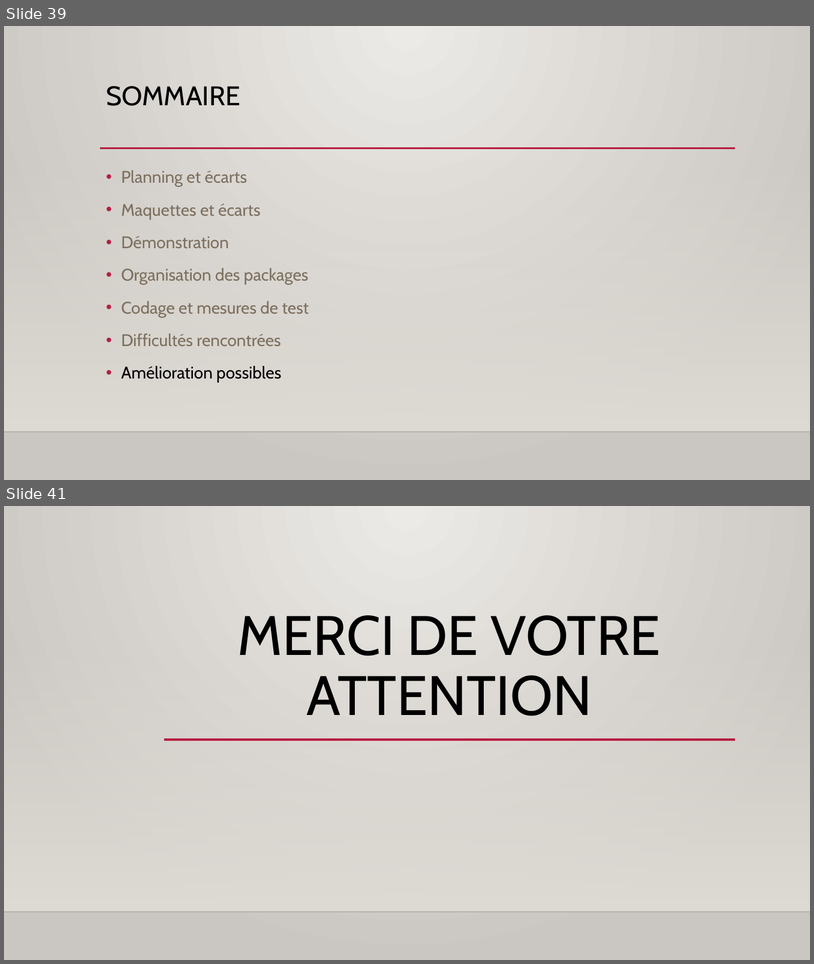
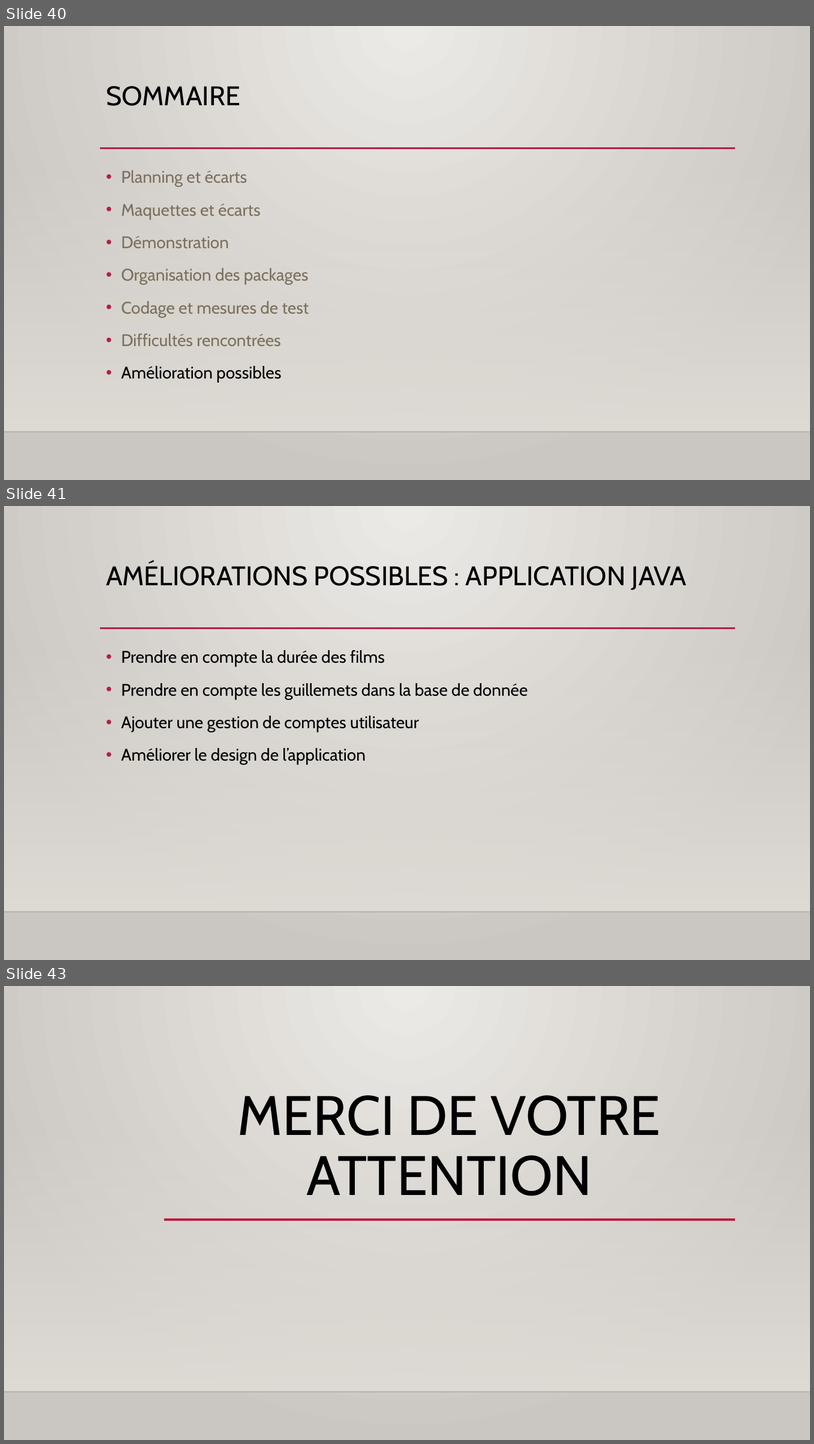
Before and after one commit to Jeremy-Duval/CPOA_Festival_Cannes, a slide deck: documents/Présentation.pptx. Shown one above the other, each under a label of ours: slides 39 and 41 before the commit, slides 40, 41 and 43 after it; the slides between them are not shown. The pictures are 814x964 and 814x1444 pixels, drawn with LibreOffice and Linux fonts; fonts in the diff are those of the drawing; background and template pictures are left out. Boxes give left, top, right and bottom in pixels: in the first picture for what was removed or moved away, otherwise in the second. Text is boxed around its words. In the diff, an @@ line names an element or a change of style, - is before the commit and + after.

```diff
--- a/documents/Présentation.pptx
+++ b/documents/Présentation.pptx
@@ slide 41 added at (x1=4, y1=506, x2=810, y2=960), background gradient #ECEAE7 to #CAC7C1; not listed: 3 template elements that a slide beside it also shows @@
@@ title added at (x1=106, y1=562, x2=687, y2=590), 32 pt, text #000000 @@
+AMÉLIORATIONS POSSIBLES : APPLICATION JAVA
@@ text added at (x1=121, y1=650, x2=528, y2=765), 20 pt, text #000000 @@
+• Prendre en compte la durée des films
+• Prendre en compte les guillemets dans la base de donnée
+• Ajouter une gestion de comptes utilisateur
+• Améliorer le design de l’application
@@ what was slide 39 is now slide 40 @@
@@ what was slide 41 is now slide 43 @@
```
Also in this commit, not shown: 1 slide changed, 3 other slides added, 2 slides removed.
